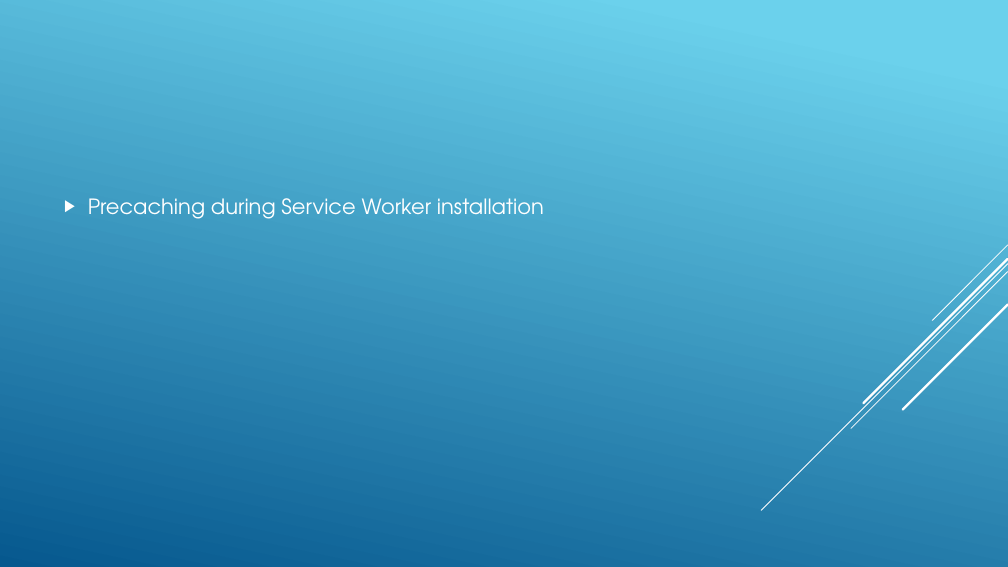
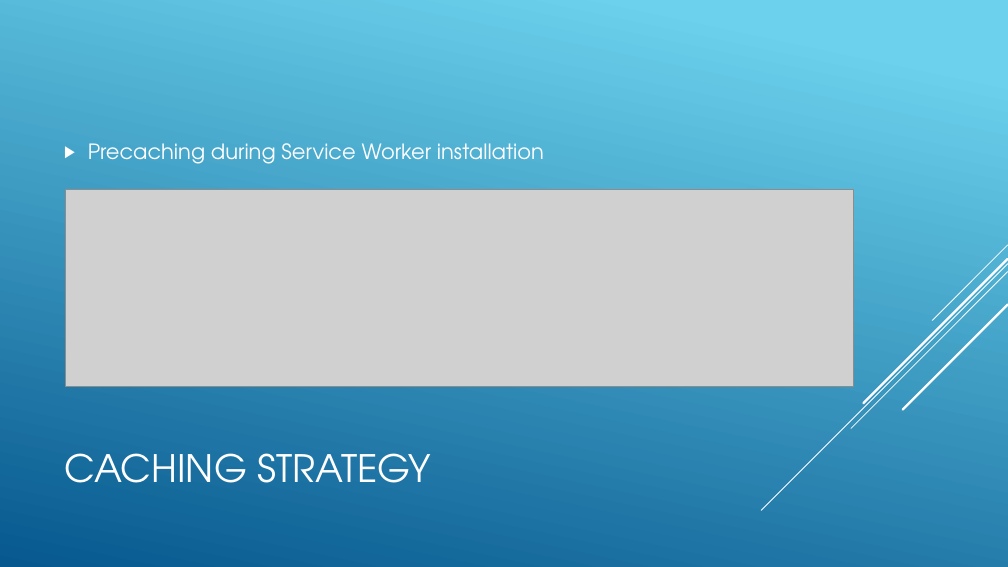
Before and after one commit to ngohungphuc/Presentation, a slide deck: slide 8 of Progressive Web App/PWA.pptx. Drawn at 1008x567 pixels with LibreOffice and Linux fonts; fonts in the diff are those of the drawing; grey boxes stand for pictures. Boxes give left, top, right and bottom in pixels: in the first picture for what was removed or moved away, otherwise in the second. Text is boxed around its words. In the diff, an @@ line names an element or a change of style, - is before the commit and + after.

Commit message:
update slide

```diff
--- a/Progressive Web App/PWA.pptx
+++ b/Progressive Web App/PWA.pptx
@@ text "Precaching during Service Worker installation": place and size @@
-text "Precaching during Service Worker installation" at (88, 198, 544, 219)
+text "Precaching during Service Worker installation" at (88, 143, 544, 164)
@@ picture added at (65, 190, 854, 386) @@
@@ title added at (64, 453, 432, 483), 36 pt, text #FFFFFF @@
+CACHING STRATEGY
```
